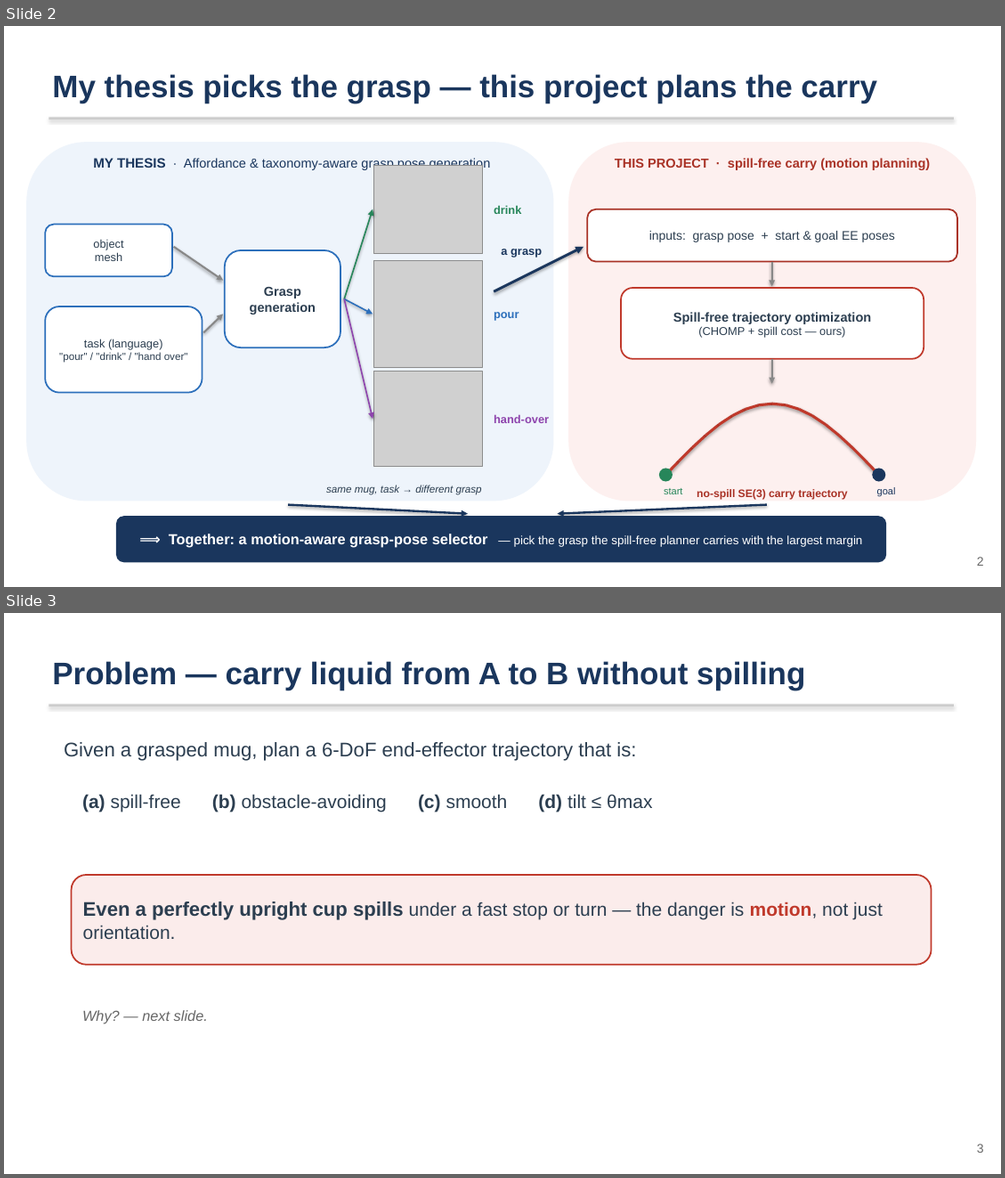
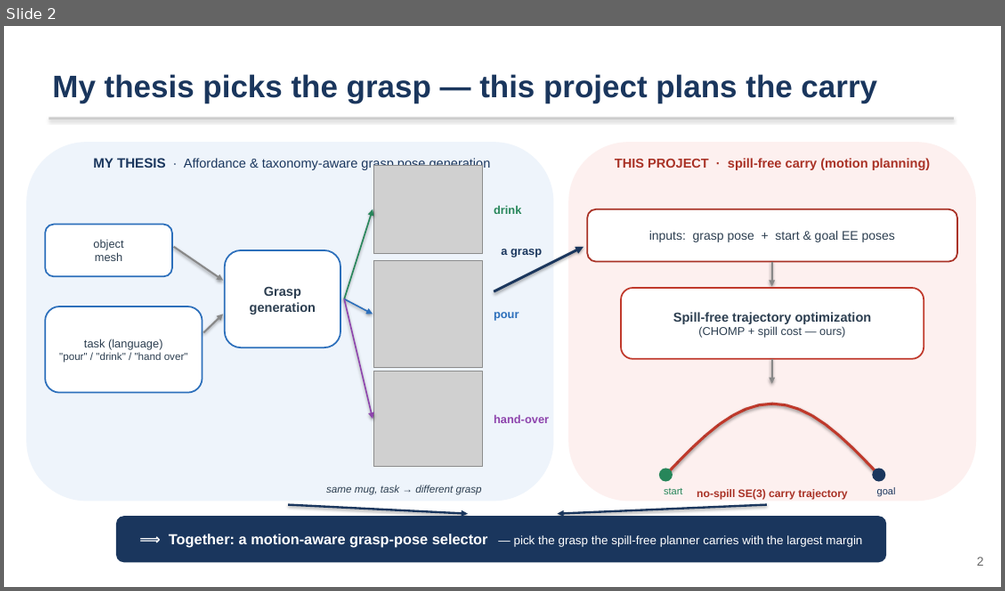
Before and after one commit to jihoon3125/spill-free-mug-trasport, a slide deck: docs/slides_proposal_editable.pptx. Shown one above the other, each under a label of ours: slides 2 and 3 before the commit, slide 2 after it. The pictures are 1005x1178 and 1005x591 pixels, drawn with LibreOffice and Linux fonts; fonts in the diff are those of the drawing; grey boxes stand for pictures. Boxes give left, top, right and bottom in pixels: in the first picture for what was removed or moved away, otherwise in the second. Text is boxed around its words. In the diff, an @@ line names an element or a change of style, - is before the commit and + after.

```diff
--- a/docs/slides_proposal_editable.pptx
+++ b/docs/slides_proposal_editable.pptx
@@ slide 3 removed at (4,613,1001,1174), background #FFFFFF @@
@@ text removed at (52,661,805,690) @@
-Problem — carry liquid from A to B without spilling
@@ rectangle removed at (48,705,954,706) @@
@@ text removed at (64,742,636,761) @@
-Given a grasped mug, plan a 6-DoF end-effector trajectory that is:
@@ text removed at (82,794,652,812) @@
-(a) spill-free (b) obstacle-avoiding (c) smooth (d) tilt ≤ θmax
@@ rounded rectangle removed at (72,875,931,965) @@
-Even a perfectly upright cup spills under a fast stop or turn — the danger is motion, not just orientation.
@@ text removed at (82,1010,208,1023) @@
-Why? — next slide.
@@ text removed at (977,1143,984,1152) @@
-3
```
Also in this commit, not shown: 4 slides changed, 2 slides added, 2 other slides removed, 8 other files.
